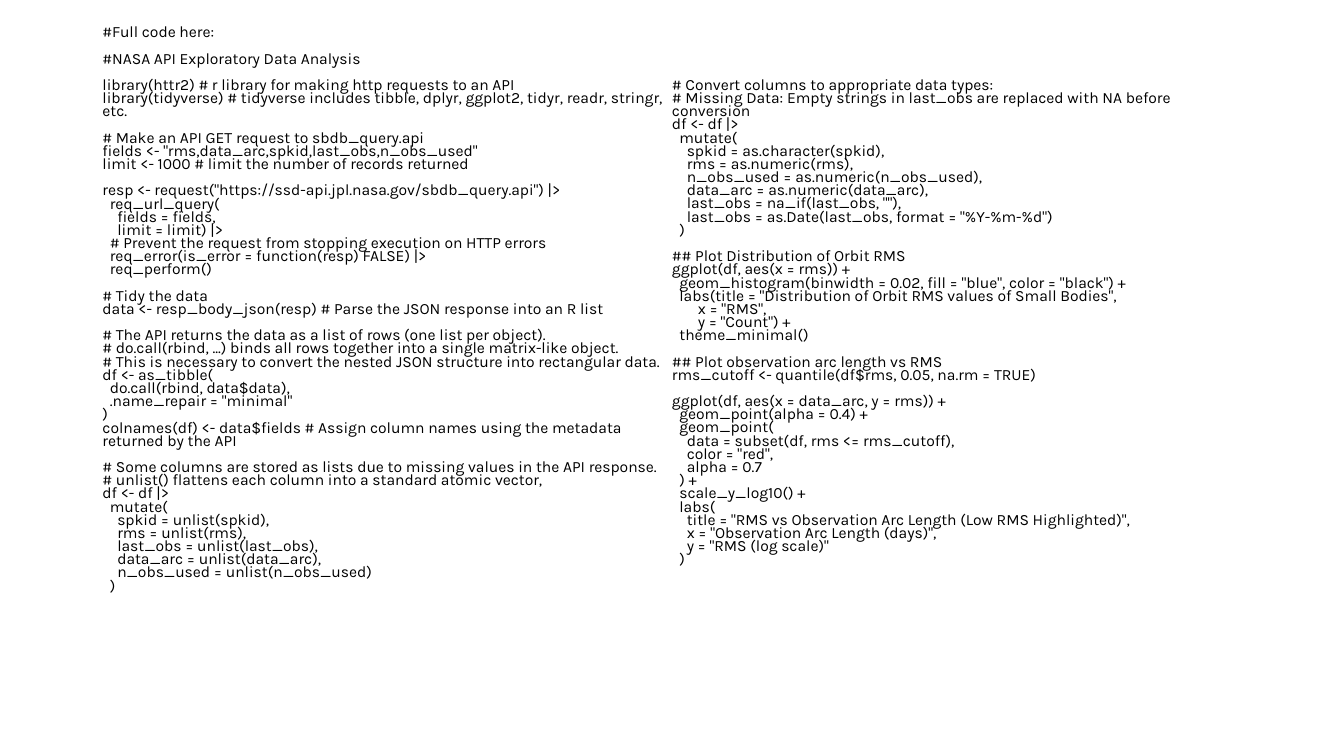
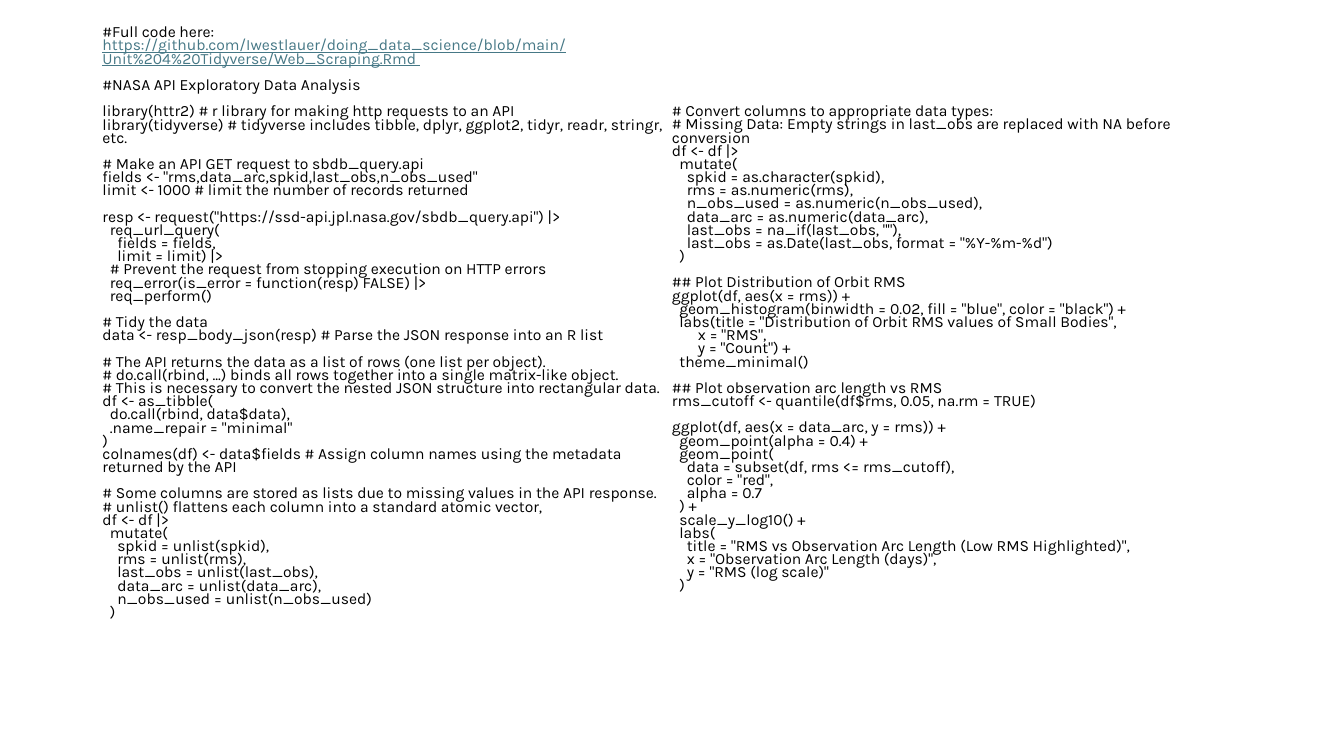
Before and after one commit to Iwestlauer/doing_data_science, a slide deck: slide 4 of Unit 4 Tidyverse/Exploratory Data Analysis NASA API.pptx. Drawn at 1344x756 pixels with LibreOffice and Linux fonts; fonts in the diff are those of the drawing. Boxes give left, top, right and bottom in pixels: in the first picture for what was removed or moved away, otherwise in the second. Text is boxed around its words. In the diff, an @@ line names an element or a change of style, - is before the commit and + after.

Commit message:
updated rmd files for unit 4

```diff
--- a/Unit 4 Tidyverse/Exploratory Data Analysis NASA API.pptx
+++ b/Unit 4 Tidyverse/Exploratory Data Analysis NASA API.pptx
@@ text at [102, 38, 565, 68]: paragraph added @@
+https://github.com/Iwestlauer/doing_data_science/blob/main/Unit%204%20Tidyverse/Web_Scraping.Rmd
```
Also in this commit, not shown: 1 slide added, 2 other files.
